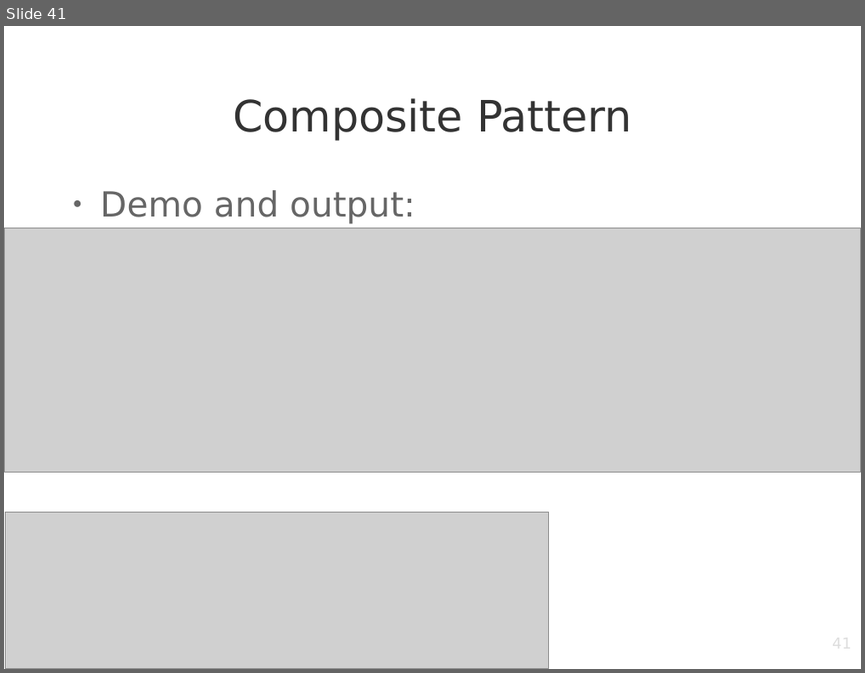
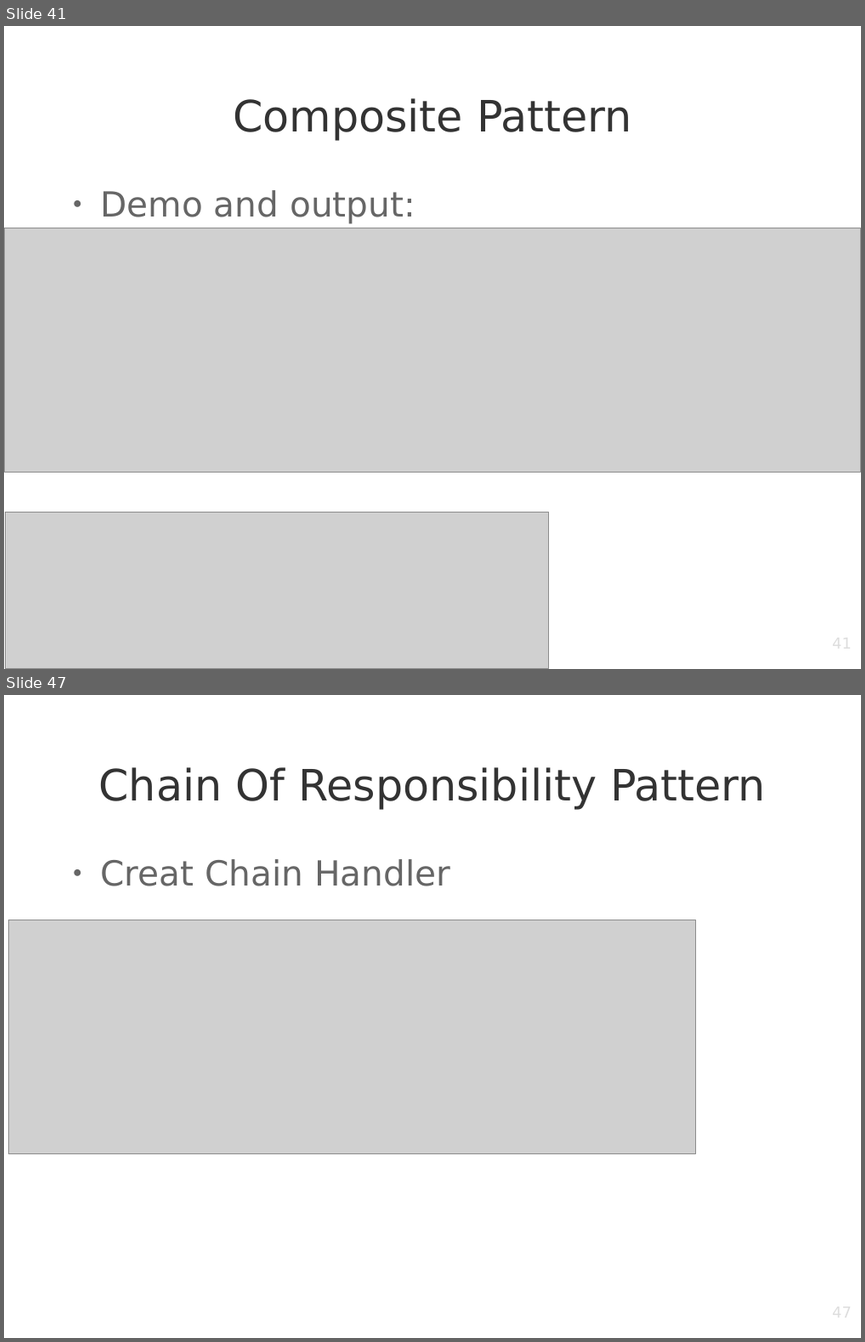
Before and after one commit to hatrunguet98/application-demo-java, a slide deck: DesignPattern.odp. Shown one above the other, each under a label of ours: slide 41 before the commit, slides 41 and 47 after it; the slides between them are not shown. The pictures are 865x673 and 865x1342 pixels, drawn with LibreOffice and Linux fonts; fonts in the diff are those of the drawing; grey boxes stand for pictures; background and template pictures are left out. Boxes give left, top, right and bottom in pixels: in the first picture for what was removed or moved away, otherwise in the second. Text is boxed around its words. In the diff, an @@ line names an element or a change of style, - is before the commit and + after.

```diff
--- a/DesignPattern.odp
+++ b/DesignPattern.odp
@@ slide 47 added at (x1=4, y1=695, x2=861, y2=1338), background picture (left out) @@
@@ title added at (x1=99, y1=767, x2=765, y2=810), 40 pt, text #333333 @@
+Chain Of Responsibility Pattern
@@ text added at (x1=100, y1=859, x2=450, y2=886), 32 pt, text #666666 @@
+● Creat Chain Handler
@@ picture added at (x1=8, y1=919, x2=696, y2=1154) @@
@@ page number added at (x1=653, y1=1303, x2=852, y2=1338), 14 pt, text #DDDDDD @@
+47
```
Also in this commit, not shown: 2 slides changed, 6 other slides added, 17 other files.
